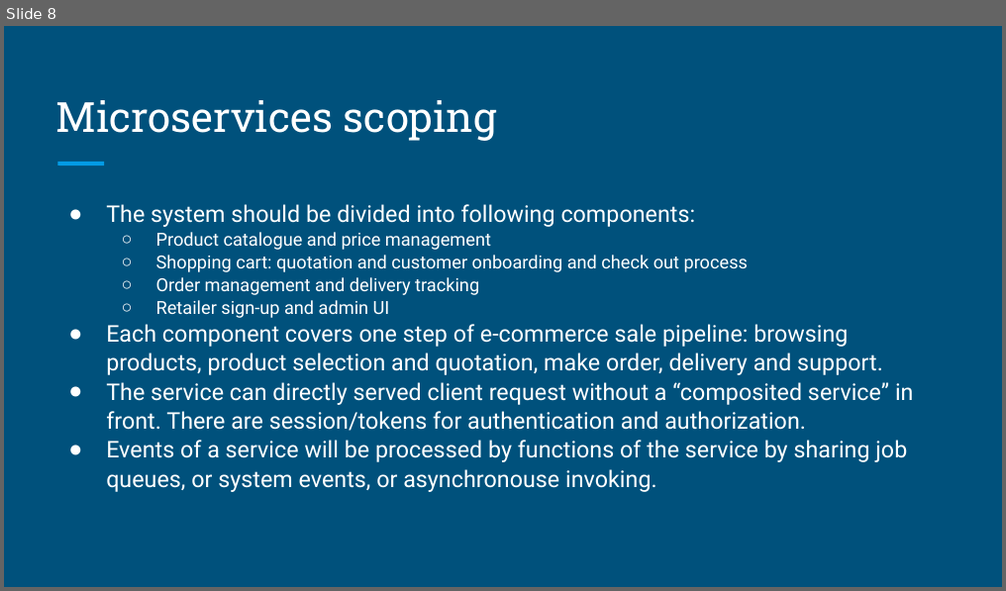
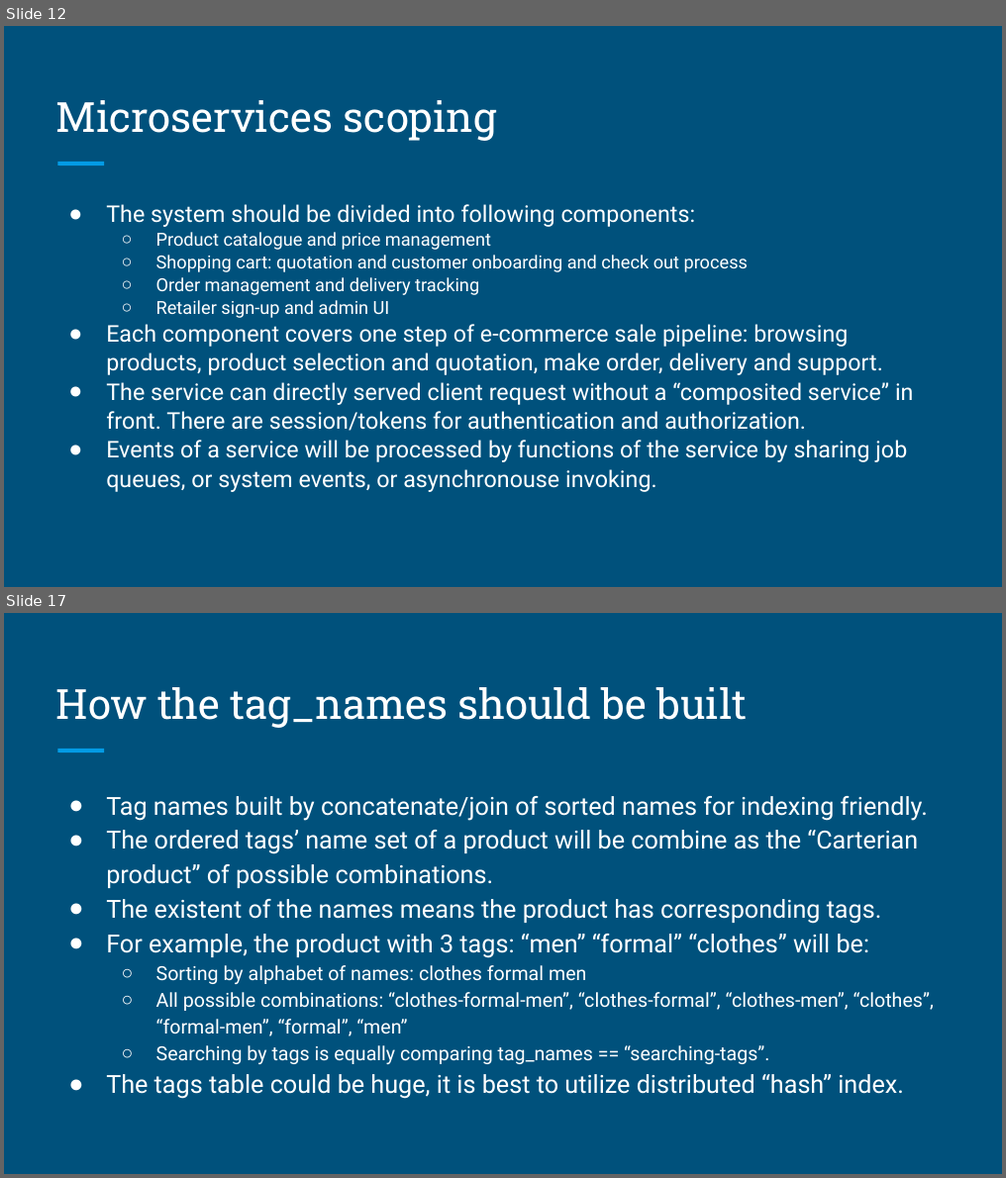
Before and after one commit to myquartz/myq-online-shopping, a slide deck: design/MyQ Online Shopping.odp. Shown one above the other, each under a label of ours: slide 8 before the commit, slides 12 and 17 after it; the slides between them are not shown. The pictures are 1006x591 and 1006x1178 pixels, drawn with LibreOffice and Linux fonts; fonts in the diff are those of the drawing. Boxes give left, top, right and bottom in pixels: in the first picture for what was removed or moved away, otherwise in the second. Text is boxed around its words. In the diff, an @@ line names an element or a change of style, - is before the commit and + after.

```diff
--- a/design/MyQ Online Shopping.odp
+++ b/design/MyQ Online Shopping.odp
@@ slide 17 added at bbox=[4, 613, 1002, 1174], background #00517C; not listed: 1 template element that a slide beside it also shows @@
@@ title added at bbox=[56, 687, 747, 728], 30 pt, text #FFFFFF @@
+How the tag_names should be built
@@ text added at bbox=[106, 796, 934, 1099], 18 pt, text #FFFFFF @@
+● Tag names built by concatenate/join of sorted names for indexing friendly.
+● The ordered tags’ name set of a product will be combine as the “Carterian product” of possible combinations.
+● The existent of the names means the product has corresponding tags.
+● For example, the product with 3 tags: “men” “formal” “clothes” will be:
+  ○ Sorting by alphabet of names: clothes formal men
+  ○ All possible combinations: “clothes-formal-men”, “clothes-formal”, “clothes-men”, “clothes”, “formal-men”, “formal”, “men”
+  ○ Searching by tags is equally comparing tag_names == “searching-tags”.
+● The tags table could be huge, it is best to utilize distributed “hash” index.
@@ what was slide 8 is now slide 12 @@
```
Also in this commit, not shown: 2 slides changed, 29 other slides added, 2 other files.
